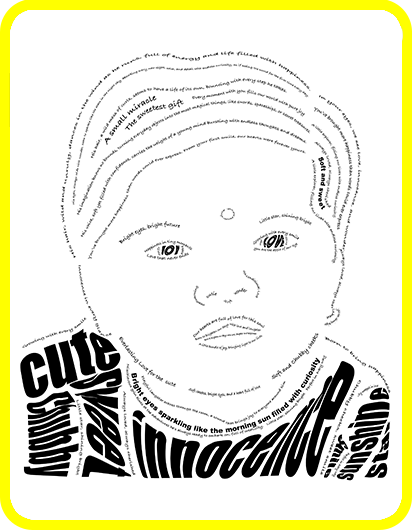
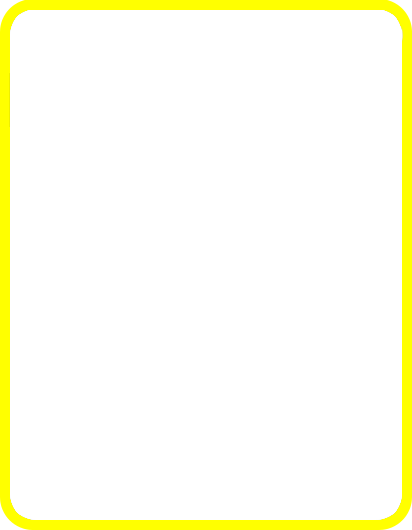
Layered file, before and after one edit (412×530). Changes by layer:
painted on "Layer 2" over (x1=10, y1=10, x2=403, y2=520)
removed layer "FInal image" over (x1=10, y1=31, x2=403, y2=500)
removed layer "Layer 3" over (x1=10, y1=10, x2=403, y2=520)
